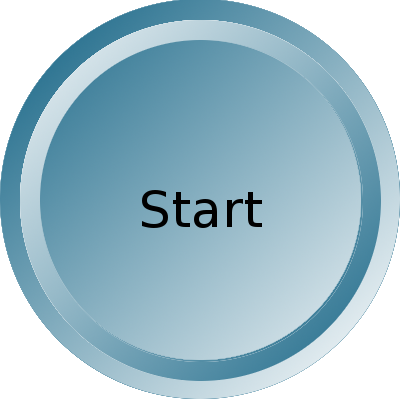
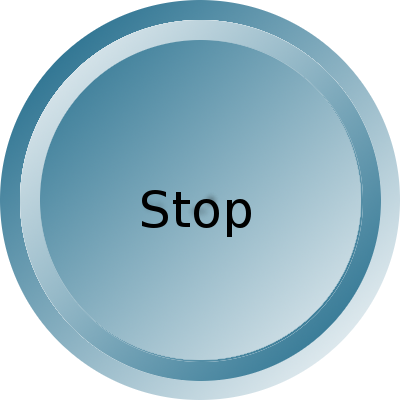
Layer changes from the first w=400, h=400 image to the second:
renamed "Start" to "Stop", painted on it over [142, 192, 262, 237]
painted on "Text" over [142, 193, 219, 220]
removed layer "Background" over [0, 0, 400, 400]
added layer "Layer" over [0, 0, 400, 400]
